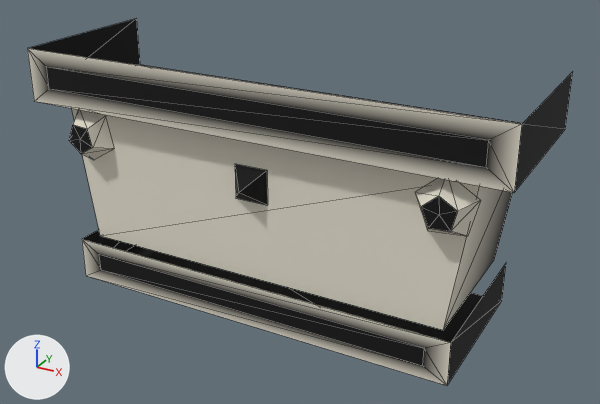
Two versions of the glTF model assets/models/capital_32/capital_32.glb, one commit apart.
Before and after are seen from a 50 mm lens placed at (0.249, -0.49, 0.125), pointed at (0.011, -0.056, -0.092). Arrows for +X, +Y and +Z are at lower left; the lights stay in place. The first picture is the older version. Mesh edges are drawn as thin lines. Vertices at exactly the same position are counted once.

Objects in the first picture: 'capital_32'.
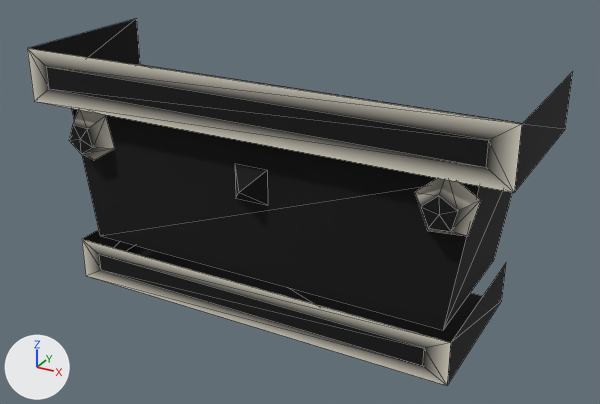
What differs and where, as boxes (x1, y1, x2, y2) in the pictures (600 x 404 px):
part 1 of me_capital_32, recoloured (white to black)
    both: (72, 108, 513, 330)

Edits to the bpy script that builds the scene:
```text
Change me_capital_32:
    where me_capital_32.from_pydata(...)  # 59 vertices, 72 faces; spans x -0.16..0.16, y -0.112..0.0, z -0.16..0.0
    used by ob_capital_32; location = (0.0, 0.0, 0.0)
    me_capital_32 part 1: 26 faces centred in x -0.135..0.135, y -0.106..-0.033, z -0.099..-0.042 are repainted in the vertex colours; the middle colour goes from white #ffffff to black #000000
```
